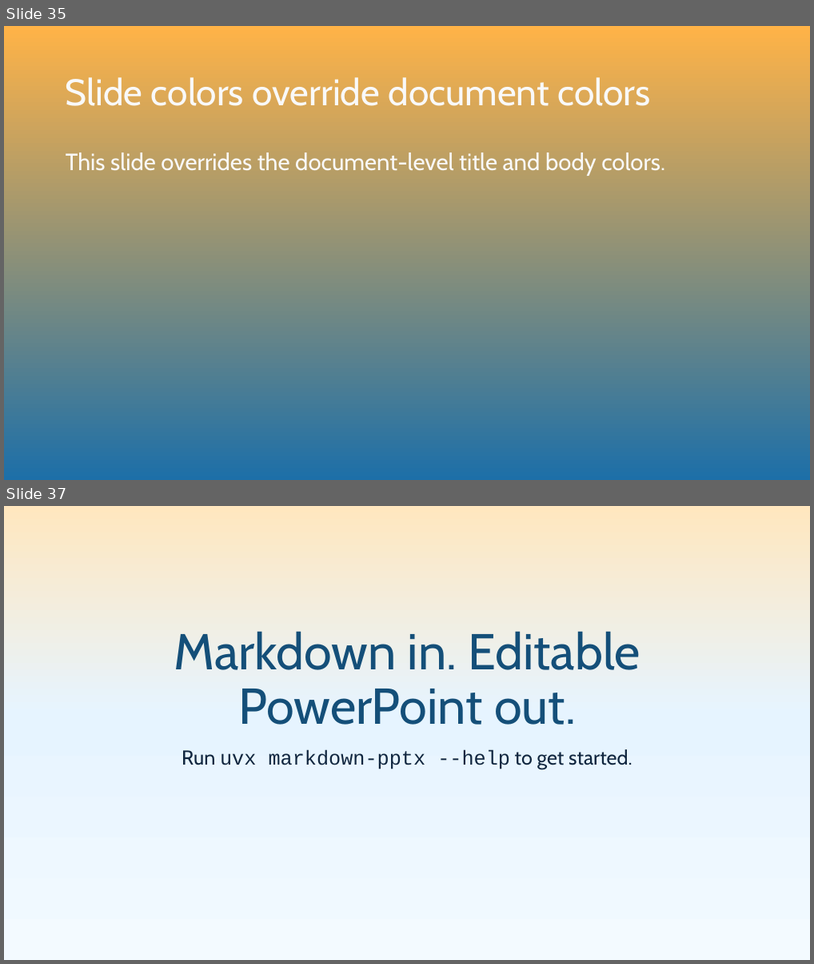
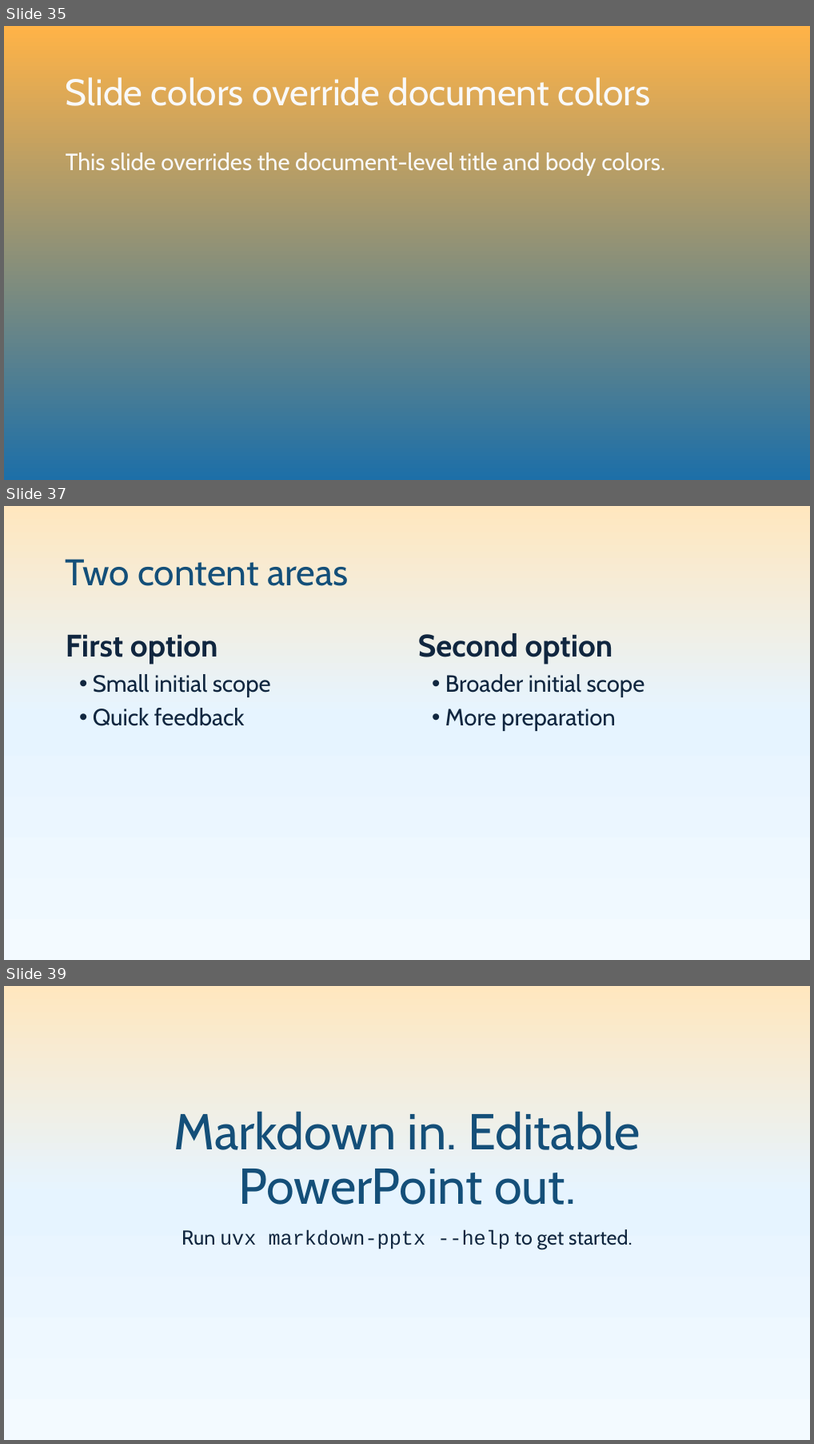
Before and after one commit to pseudosavant/markdown-pptx, a slide deck: sample/showcase.pptx. Shown one above the other, each under a label of ours: slides 35 and 37 before the commit, slides 35, 37 and 39 after it; the slides between them are not shown. The pictures are 814x964 and 814x1444 pixels, drawn with LibreOffice and Linux fonts; fonts in the diff are those of the drawing. Boxes give left, top, right and bottom in pixels: in the first picture for what was removed or moved away, otherwise in the second. Text is boxed around its words. In the diff, an @@ line names an element or a change of style, - is before the commit and + after.

Commit message:
Regenerate showcase with two-content examples

```diff
--- a/sample/showcase.pptx
+++ b/sample/showcase.pptx
@@ slide 37 added at box(4, 506, 810, 960), background gradient #F3FAFF to #E6F4FF to #FFE7BF @@
@@ title added at box(66, 559, 348, 586), 44 pt, text #144F79 @@
+Two content areas
@@ text added at box(66, 635, 271, 726), 28 pt, text #10263F @@
+First option
+• Small initial scope
+• Quick feedback
@@ text added at box(418, 633, 646, 731), 28 pt, text #10263F @@
+Second option
+• Broader initial scope
+• More preparation
@@ what was slide 37 is now slide 39 @@
```
Also in this commit, not shown: 1 other slide added.
